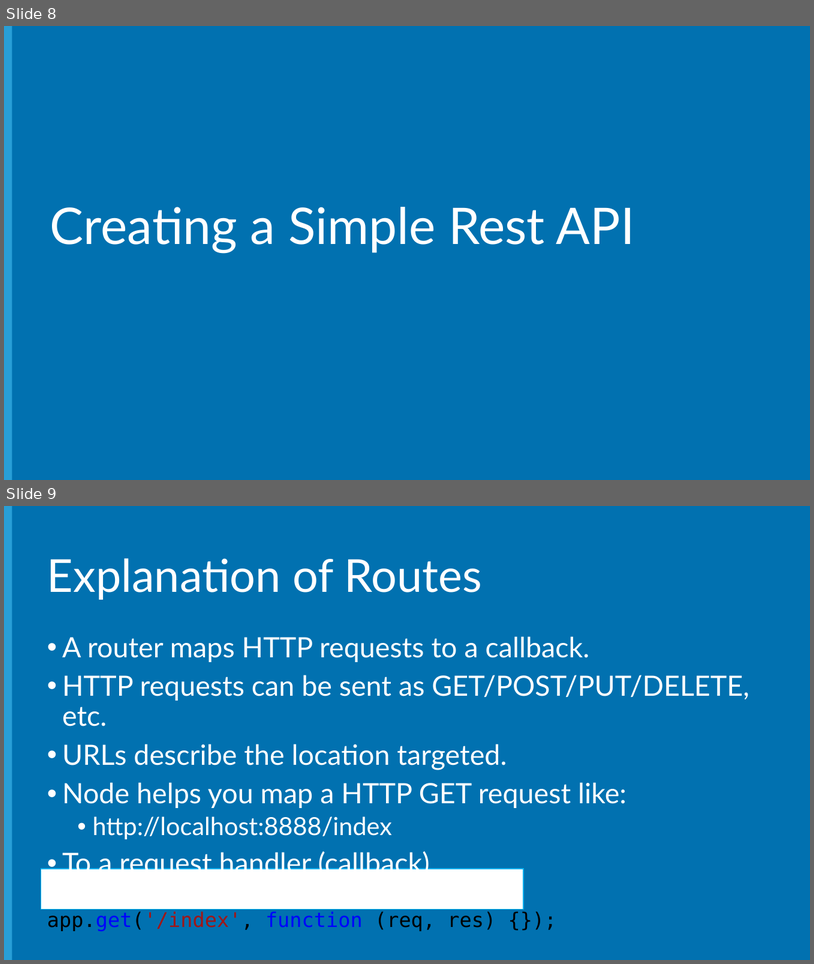
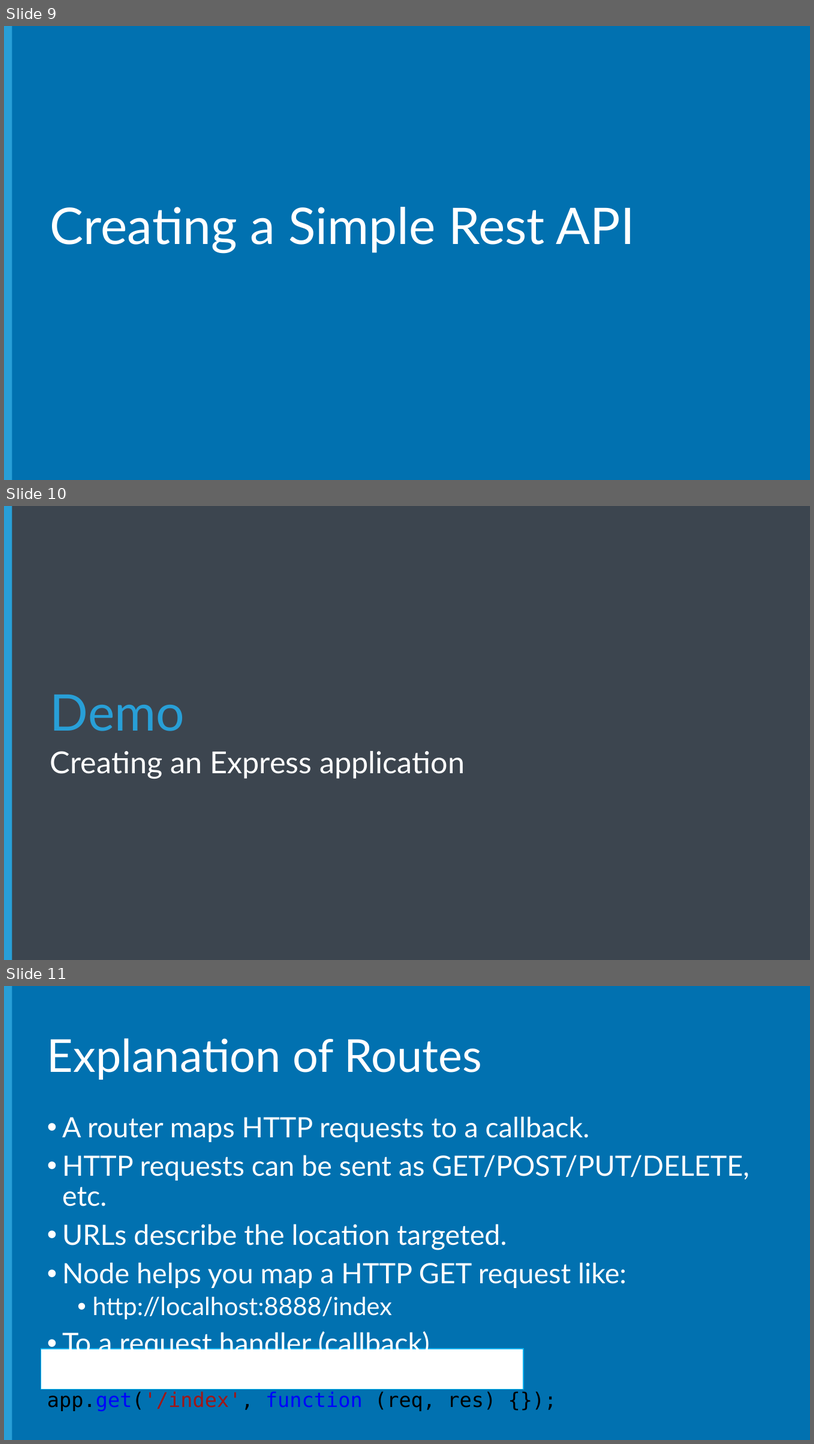
Before and after one commit to Microsoft-Web/NodeCamp, a slide deck: Presentation/IntroToExpress/IntroToExpress.pptx. Shown one above the other, each under a label of ours: slides 8 and 9 before the commit, slides 9, 10 and 11 after it. The pictures are 814x964 and 814x1444 pixels, drawn with LibreOffice and Linux fonts; fonts in the diff are those of the drawing; background and template pictures are left out. Boxes give left, top, right and bottom in pixels: in the first picture for what was removed or moved away, otherwise in the second. Text is boxed around its words. In the diff, an @@ line names an element or a change of style, - is before the commit and + after.

Commit message:
Update steps and add new slides for IntroToNode and IntroToExpress demos and presentations.

```diff
--- a/Presentation/IntroToExpress/IntroToExpress.pptx
+++ b/Presentation/IntroToExpress/IntroToExpress.pptx
@@ slide 10 added at (x1=4, y1=506, x2=810, y2=960), background #3C454F; not listed: 1 template element that a slide beside it also shows @@
@@ text added at (x1=50, y1=694, x2=185, y2=731), 60 pt, text #289FD7 @@
+Demo
@@ subtitle added at (x1=50, y1=751, x2=465, y2=778), 36 pt, text #FFFFFF @@
+Creating an Express application
@@ what was slide 8 is now slide 9 @@
@@ what was slide 9 is now slide 11 @@
```
Also in this commit, not shown: 2 slides changed, 1 other slide added, 4 other files.
